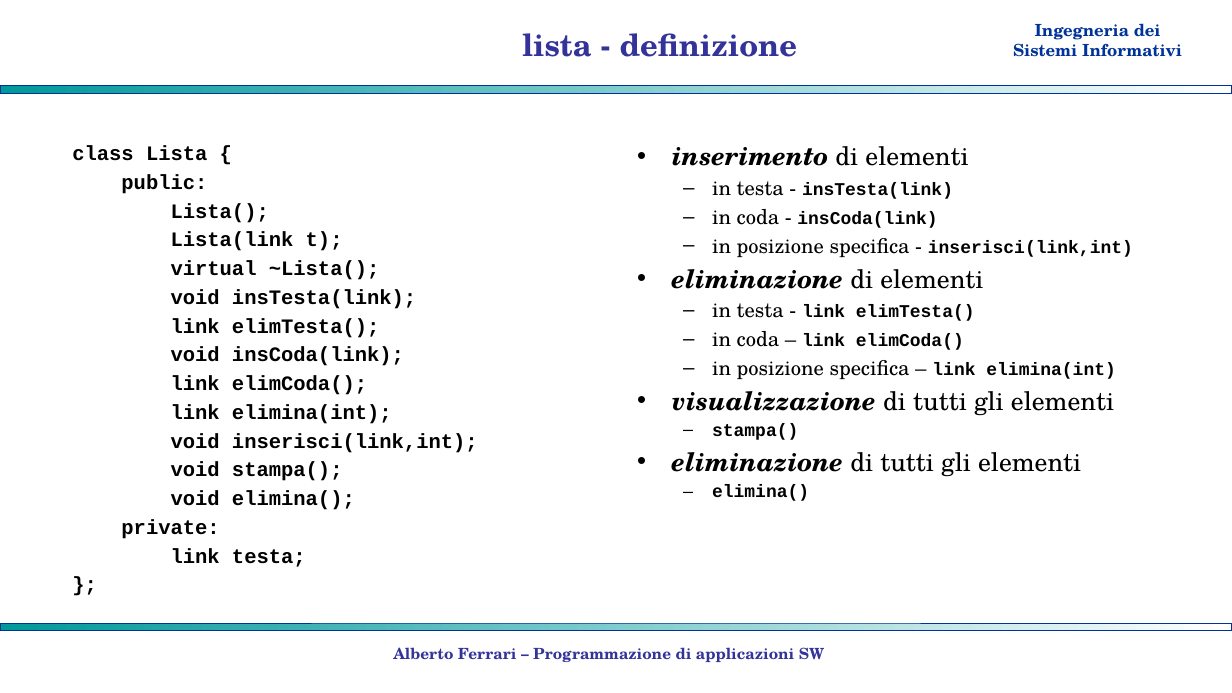
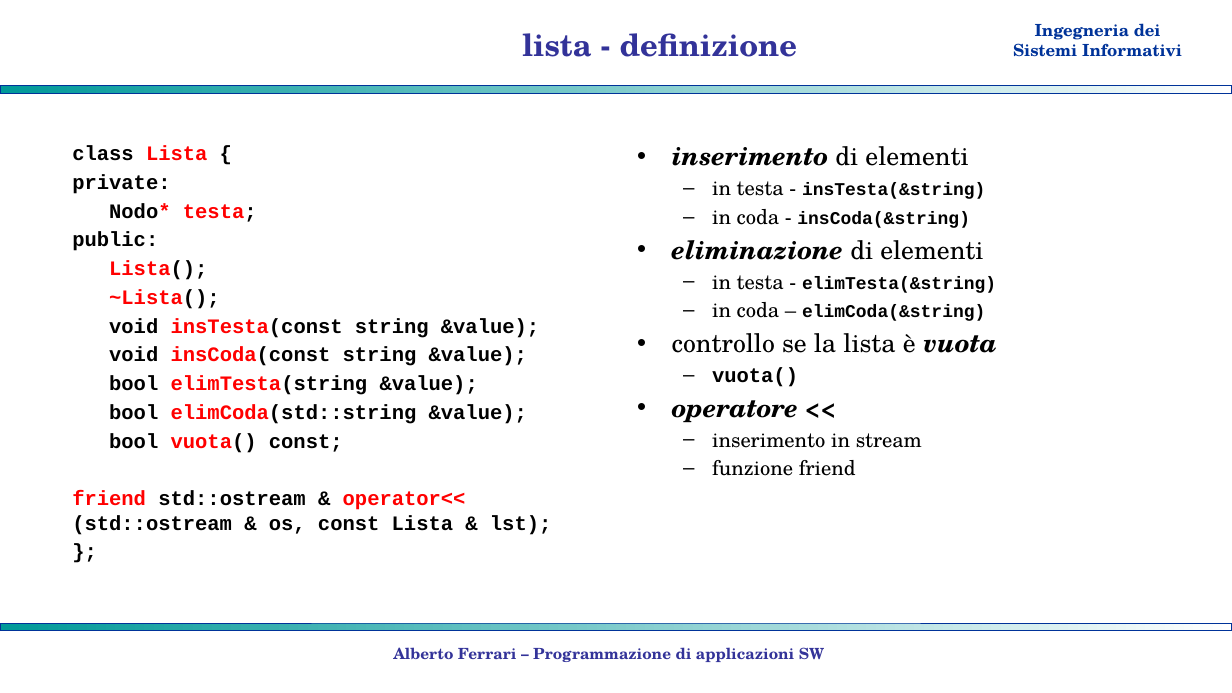
Before and after one commit to albertoferrari/pasw, a slide deck: slide 10 of lezioni/PASW06 - strutture lineari.pptx. Drawn at 1232x693 pixels with LibreOffice and Linux fonts; fonts in the diff are those of the drawing; background and template pictures are left out. Boxes give left, top, right and bottom in pixels: in the first picture for what was removed or moved away, otherwise in the second. Text is boxed around its words. In the diff, an @@ line names an element or a change of style, - is before the commit and + after.

```diff
--- a/lezioni/PASW06 - strutture lineari.pptx
+++ b/lezioni/PASW06 - strutture lineari.pptx
@@ text at (x1=72, y1=146, x2=207, y2=280): text colour #000000 to #FF0000 in "Lista", "Lista();" @@
@@ text at (x1=72, y1=174, x2=257, y2=222): paragraphs added @@
+private:
+Nodo* testa;
@@ text at (x1=712, y1=181, x2=985, y2=228): text changed @@
-  – in testa - insTesta(link)
-  – in coda - insCoda(link)
-  – in posizione specifica - inserisci(link,int)
+  – in testa - insTesta(&string)
+  – in coda - insCoda(&string)
@@ text at (x1=72, y1=289, x2=551, y2=535): text changed @@
-Lista(link t);
-virtual ~Lista();
-void insTesta(link);
-link elimTesta();
-void insCoda(link);
-link elimCoda();
-link elimina(int);
-void inserisci(link,int);
-void stampa();
-void elimina();
-private:
-link testa;
+~Lista();
+void insTesta(const string &value);
+void insCoda(const string &value);
+bool elimTesta(string &value);
+bool elimCoda(std::string &value);
+bool vuota() const;
+friend std::ostream & operator<< (std::ostream & os, const Lista & lst);
@@ text at (x1=672, y1=275, x2=997, y2=476): text changed; size 20 to 16 pt; bold off @@
-  – in testa - link elimTesta()
-  – in coda – link elimCoda()
-  – in posizione specifica – link elimina(int)
-• visualizzazione di tutti gli elementi
-  – stampa()
-• eliminazione di tutti gli elementi
-  – elimina()
+  – in testa - elimTesta(&string)
+  – in coda – elimCoda(&string)
+• controllo se la lista è vuota
+  – vuota()
+• operatore <<
+  – inserimento in stream
+  – funzione friend
```
Also in this commit, not shown: 7 other slides changed, 3 slides added, 1 other file.
